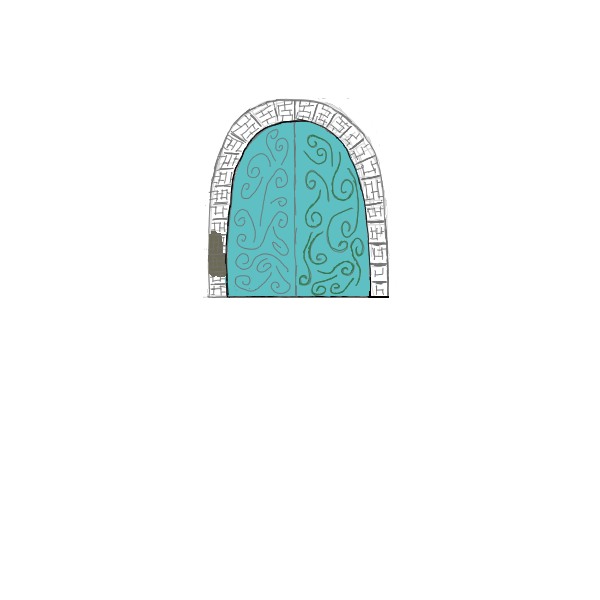
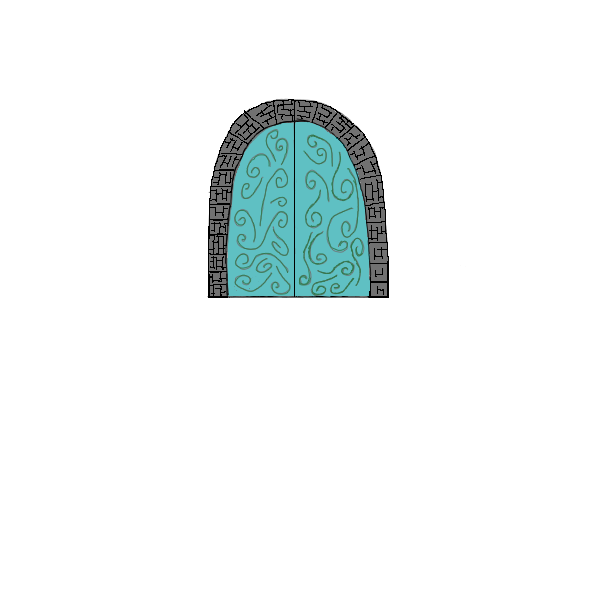
Two versions of the same layered image (600px x 600px). Layer-by-layer changes:
painted on "Layer 41" over 207, 98, 389, 298
removed layer "Layer 40" over 207, 98, 389, 298
removed layer "Layer 42" over 225, 121, 369, 298
hid "Layer 43", painted on it over 206, 98, 390, 298
hid "Layer 39" over 203, 98, 396, 298
